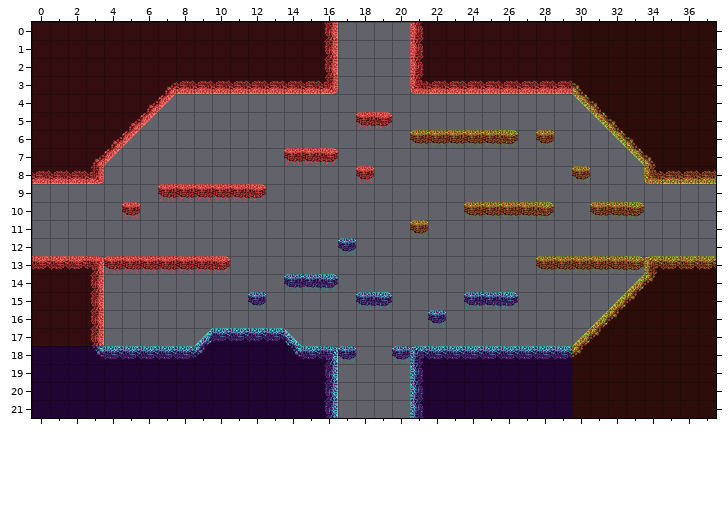
Tiled map -- assets/tiled maps/core_map.tmx. The first picture shows the starting point.
Cells are 32x32 px. Shown: x 0..37, y 0..21.
New version:
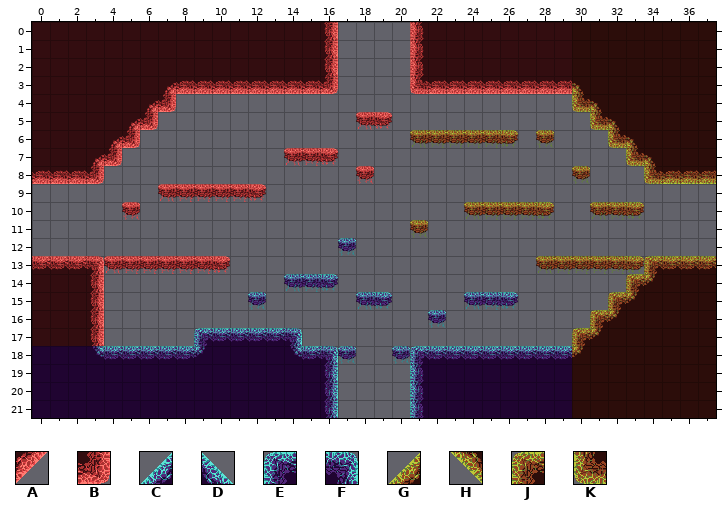
Key: from "core_tileset": A 17, B 24, C 25, D 27, E 38, F 39, G 45, H 55, J 58, K 63.
_ is an empty cell, . an unchanged one.
Change:
--- layer "platforms"
@@ x 4..33 @@
- 4 ...A......................H...
- 5 ..A........................H..
- 6 .A..........................H.
- 7 A............................H
+ 4 ...B......................K...
+ 5 ..B........................K..
+ 6 .B..........................K.
+ 7 B............................K
@@ x 9..33 @@
-14 ........................G
-15 .......................G.
-16 ......................G..
-17 C....D...............G...
+14 ........................J
+15 .......................J.
+16 ......................J..
+17 E....F...............J...
Boxes around the changes in both pictures, in picture pixels (x1, y1, x2, y2):
changed: (104, 94, 176, 166)
changed: (572, 94, 644, 166)
changed: (572, 274, 644, 346)
changed: (194, 328, 212, 346)
changed: (284, 328, 302, 346)
